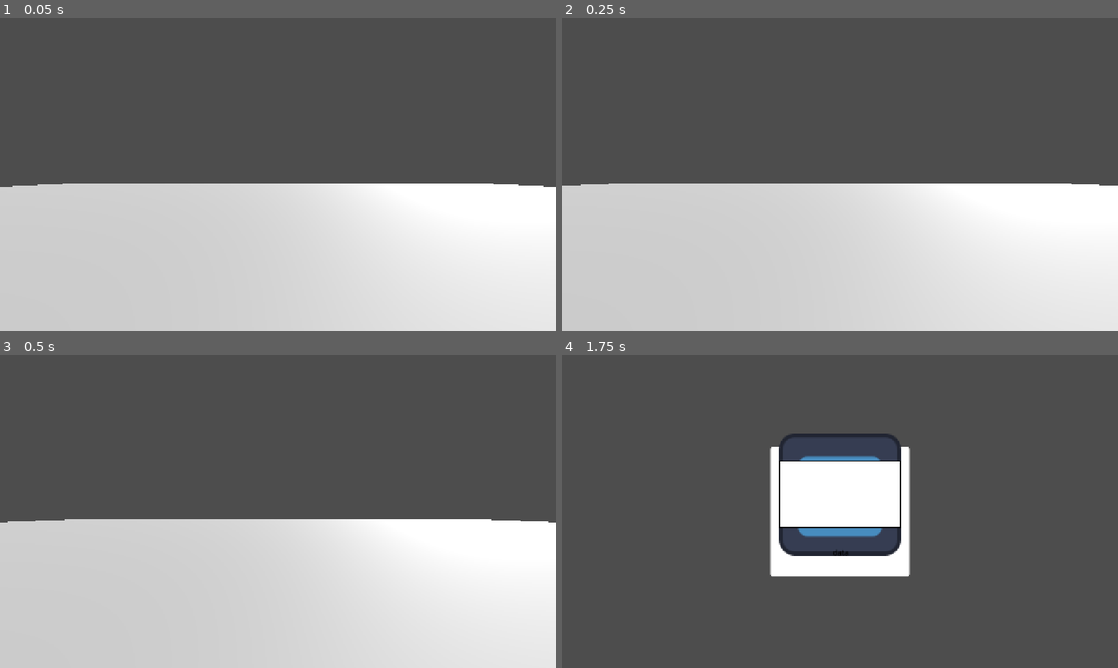
Above: before the commit, frames 1-4 (two rows, left to right).
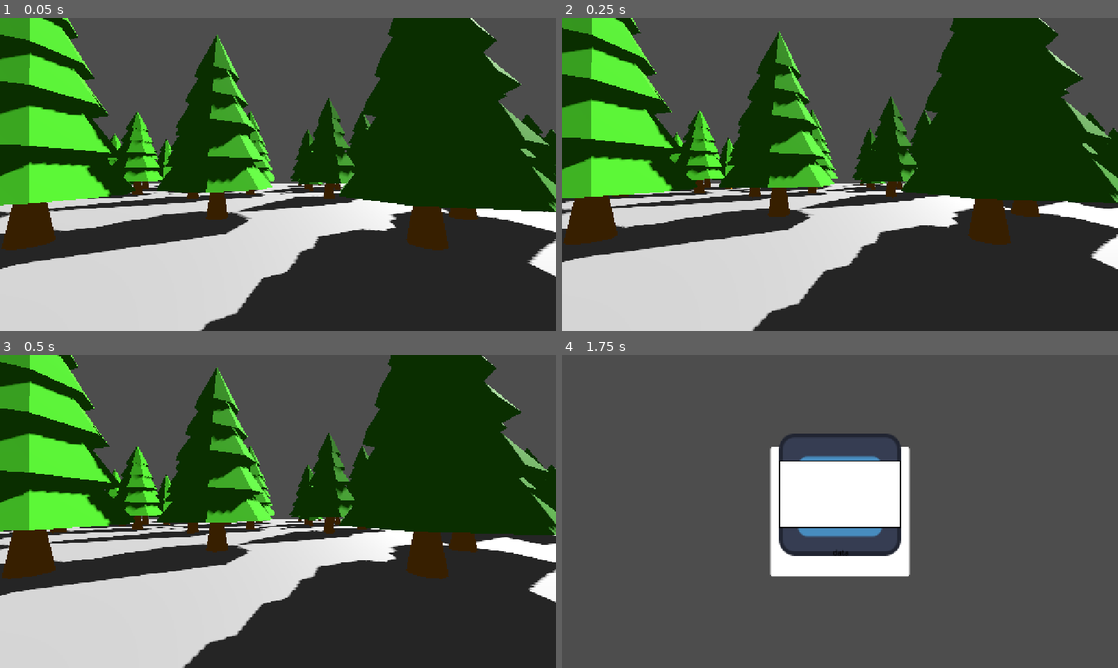
Above: after the commit, the same moments.

Repository: Chrisieee/godot-wild-jam-game-retro
Game: Godot game, scene res://scenes/level_1.tscn
The game is run twice, just before and just after one commit, with the same random seed, the same clock (stepped at 60 frames per second) and the same inputs. The engine's default icon, where the game draws it, is replaced by a stand-in: a white triangle on a blue panel in a dark square.
Inputs (mouse positions are in pixels of both pictures, inside the frame that each line leads up to):
- Up to frame 1 (0.05 s): no input
- Up to frame 2 (0.25 s): no input
- Up to frame 3 (0.5 s): no input
- Up to frame 4 (1.75 s): tap Enter (develop) at 0.5, 0.8, 1.35 s; move the mouse to (962, 495) at 0.52 s; hold D (right) 0.53-1.28 s; hold Right mouse button (camera) 0.53-1.28 s; click (962, 495) at 0.67 s; tap Space (photo) at 1.25, 1.55 s; move the mouse to (728, 527) at 1.27 s; hold S (back) from 1.28 s (still down)

The runs differ from the first frame. In frame 1, 61% of the frame differs, in the area x 0-100%, y 0-100%; in frame 2, 61%; in frame 3, 62%; in frame 4, nothing differs.
Error before the commit: Out of bounds get index '0' (on base: 'Array[PhotoData]') (res://scripts/developManager.gd:9)
Error after the commit: Out of bounds get index '0' (on base: 'Array[PhotoData]') (res://scripts/develop/developManager.gd:9)

Commit message:
Bomen generater toegevoegd en mapjes opgeschoont

Diff:
--- /dev/null
+++ b/parts/forest.tscn
@@ -0,0 +1,16 @@
+[gd_scene format=3 uid="uid://bwv6k2rl3nntg"]
+
+[ext_resource type="Script" uid="uid://bj2qkerskdlk6" path="res://scripts/scene/treeSpawner.gd" id="1_47o5r"]
+[ext_resource type="PackedScene" uid="uid://dxshh2cg0x4ln" path="res://parts/tree1.tscn" id="2_fa7e7"]
+
+[sub_resource type="PlaneMesh" id="PlaneMesh_lfxu0"]
+size = Vector2(25, 25)
+
+[node name="forestSpawner" type="Node3D" unique_id=474062151]
+script = ExtResource("1_47o5r")
+treeScene = ExtResource("2_fa7e7")
+
+[node name="trees" type="Node3D" parent="." unique_id=485568382]
+
+[node name="spawnArea" type="MeshInstance3D" parent="." unique_id=2034435584]
+mesh = SubResource("PlaneMesh_lfxu0")
--- a/parts/player.tscn
+++ b/parts/player.tscn
@@ -1,10 +1,10 @@
 [gd_scene format=3 uid="uid://cuhwyk0a0leyk"]
 
 [ext_resource type="Script" uid="uid://82egjsgifs1v" path="res://scripts/player.gd" id="1_xlo1q"]
-[ext_resource type="Script" uid="uid://c80d5jky3bchl" path="res://scripts/camera.gd" id="2_aaff8"]
+[ext_resource type="Script" uid="uid://c80d5jky3bchl" path="res://scripts/camera/camera.gd" id="2_aaff8"]
 [ext_resource type="Shader" uid="uid://b3siyml18xigd" path="res://shaders/camera.gdshader" id="3_40wer"]
 [ext_resource type="Script" uid="uid://d0yhybwl0l1ji" path="res://shaders/control.gd" id="5_c2rpj"]
-[ext_resource type="Script" uid="uid://cm73y7cd02mkd" path="res://scripts/photo.gd" id="5_oreqr"]
+[ext_resource type="Script" uid="uid://cm73y7cd02mkd" path="res://scripts/camera/photo.gd" id="5_oreqr"]
 
 [sub_resource type="CapsuleShape3D" id="CapsuleShape3D_lfxu0"]
 height = 2.3925781
--- /dev/null
+++ b/parts/tree.tscn
@@ -0,0 +1,23 @@
+[gd_scene format=3 uid="uid://crsp8m8nrfihg"]
+
+[ext_resource type="ArrayMesh" uid="uid://dwub04mmcvtv4" path="res://objects/tree.obj" id="1_ff4er"]
+[ext_resource type="Material" uid="uid://edqy30bj6yt4" path="res://textures/leaves.tres" id="2_pmfl0"]
+[ext_resource type="Material" uid="uid://6lfhcsfrils6" path="res://textures/trunk.tres" id="3_pmfl0"]
+
+[sub_resource type="BoxShape3D" id="BoxShape3D_lfxu0"]
+size = Vector3(4.4249687, 8.428772, 4.3587646)
+
+[node name="tree" type="Node3D" unique_id=1517934514]
+
+[node name="Tree" type="MeshInstance3D" parent="." unique_id=1417803887]
+mesh = ExtResource("1_ff4er")
+surface_material_override/0 = ExtResource("2_pmfl0")
+surface_material_override/1 = ExtResource("2_pmfl0")
+surface_material_override/2 = ExtResource("2_pmfl0")
+surface_material_override/3 = ExtResource("2_pmfl0")
+surface_material_override/4 = ExtResource("2_pmfl0")
+surface_material_override/5 = ExtResource("3_pmfl0")
+
+[node name="CollisionShape3D" type="CollisionShape3D" parent="." unique_id=54106105]
+transform = Transform3D(0.99999994, 0, 0, 0, 0.99999994, 0, 0, 0, 1, 0.0105629265, 4.2384653, 0.012390137)
+shape = SubResource("BoxShape3D_lfxu0")
--- /dev/null
+++ b/parts/tree1.tscn
@@ -0,0 +1,23 @@
+[gd_scene format=3 uid="uid://dxshh2cg0x4ln"]
+
+[ext_resource type="ArrayMesh" uid="uid://dwub04mmcvtv4" path="res://objects/tree.obj" id="1_ggy74"]
+[ext_resource type="Material" uid="uid://edqy30bj6yt4" path="res://textures/leaves.tres" id="2_x0foc"]
+[ext_resource type="Material" uid="uid://6lfhcsfrils6" path="res://textures/trunk.tres" id="3_k1kyq"]
+
+[sub_resource type="BoxShape3D" id="BoxShape3D_lglir"]
+size = Vector3(4.4249687, 8.428772, 4.3587646)
+
+[node name="tree" type="StaticBody3D" unique_id=1394198399]
+
+[node name="Tree" type="MeshInstance3D" parent="." unique_id=1579220133]
+mesh = ExtResource("1_ggy74")
+surface_material_override/0 = ExtResource("2_x0foc")
+surface_material_override/1 = ExtResource("2_x0foc")
+surface_material_override/2 = ExtResource("2_x0foc")
+surface_material_override/3 = ExtResource("2_x0foc")
+surface_material_override/4 = ExtResource("2_x0foc")
+surface_material_override/5 = ExtResource("3_k1kyq")
+
+[node name="CollisionShape3D" type="CollisionShape3D" parent="." unique_id=1922411721]
+transform = Transform3D(0.99999994, 0, 0, 0, 0.99999994, 0, 0, 0, 1, 0.0105629265, 4.2384653, 0.012390137)
+shape = SubResource("BoxShape3D_lglir")
--- a/scenes/develop.tscn
+++ b/scenes/develop.tscn
@@ -1,7 +1,7 @@
 [gd_scene format=3 uid="uid://q3a2ads4fday"]
 
-[ext_resource type="Script" uid="uid://cxdcb0m0nmrem" path="res://scripts/polaroid.gd" id="1_eq7tb"]
-[ext_resource type="Script" uid="uid://qh30ippddc81" path="res://scripts/developManager.gd" id="1_ptjpa"]
+[ext_resource type="Script" uid="uid://cxdcb0m0nmrem" path="res://scripts/develop/polaroid.gd" id="1_eq7tb"]
+[ext_resource type="Script" uid="uid://qh30ippddc81" path="res://scripts/develop/developManager.gd" id="1_ptjpa"]
 [ext_resource type="Texture2D" uid="uid://bda0o6hr7rst2" path="res://icon.svg" id="3_ptjpa"]
 
 [sub_resource type="StyleBoxFlat" id="StyleBoxFlat_eq7tb"]
--- a/scenes/level_1.tscn
+++ b/scenes/level_1.tscn
@@ -2,6 +2,7 @@
 
 [ext_resource type="PackedScene" uid="uid://cuhwyk0a0leyk" path="res://parts/player.tscn" id="1_014kd"]
 [ext_resource type="Script" uid="uid://buyotnwu7bihr" path="res://scripts/level_1.gd" id="1_bswci"]
+[ext_resource type="PackedScene" uid="uid://bwv6k2rl3nntg" path="res://parts/forest.tscn" id="3_rus8k"]
 
 [sub_resource type="Environment" id="Environment_014kd"]
 
@@ -16,7 +17,9 @@
 
 [node name="DirectionalLight3D" type="DirectionalLight3D" parent="." unique_id=1605139383]
 transform = Transform3D(0.7826234, -0.3212085, 0.533222, -0.6224955, -0.40383473, 0.67038566, 0, -0.85658777, -0.51600134, 90.65668, 71.2511, 0)
-light_energy = 2.932
+light_energy = 2.195
+shadow_enabled = true
+shadow_blur = 2.711
 
 [node name="WorldEnvironment" type="WorldEnvironment" parent="." unique_id=1339717578]
 environment = SubResource("Environment_014kd")
@@ -32,3 +35,203 @@
 
 [node name="player" parent="." unique_id=38209624 instance=ExtResource("1_014kd")]
 transform = Transform3D(1, 0, 0, 0, 1, 0, 0, 0, 1, 0, 1.9992819, 0)
+
+[node name="trees" type="StaticBody3D" parent="." unique_id=1109809678]
+
+[node name="dense" type="StaticBody3D" parent="trees" unique_id=1160142649]
+
+[node name="forestSpawner" parent="trees/dense" unique_id=474062151 instance=ExtResource("3_rus8k")]
+transform = Transform3D(1, 0, 0, 0, 1, 0, 0, 0, 1, -74.979324, 0, 75.14326)
+amount = 100
+
+[node name="forestSpawner2" parent="trees/dense" unique_id=1796509021 instance=ExtResource("3_rus8k")]
+transform = Transform3D(1, 0, 0, 0, 1, 0, 0, 0, 1, -74.979324, 0, 25.142097)
+amount = 100
+
+[node name="forestSpawner3" parent="trees/dense" unique_id=527302777 instance=ExtResource("3_rus8k")]
+transform = Transform3D(1, 0, 0, 0, 1, 0, 0, 0, 1, -74.979324, 0, -24.681084)
+amount = 100
+
+[node name="forestSpawner4" parent="trees/dense" unique_id=895442603 instance=ExtResource("3_rus8k")]
+transform = Transform3D(1, 0, 0, 0, 1, 0, 0, 0, 1, -74.979324, 0, -74.62487)
+amount = 100
+
+[node name="forestSpawner5" parent="trees/dense" unique_id=1436032308 instance=ExtResource("3_rus8k")]
+transform = Transform3D(1, 0, 0, 0, 1, 0, 0, 0, 1, 74.8929, 0, 74.71736)
+amount = 100
+
+[node name="forestSpawner6" parent="trees/dense" unique_id=1860906386 instance=ExtResource("3_rus8k")]
+transform = Transform3D(1, 0, 0, 0, 1, 0, 0, 0, 1, 74.8929, 0, 24.716202)
+amount = 100
+
+[node name="forestSpawner7" parent="trees/dense" unique_id=806611592 instance=ExtResource("3_rus8k")]
+transform = Transform3D(1, 0, 0, 0, 1, 0, 0, 0, 1, 74.8929, 0, -25.10698)
+amount = 100
+
+[node name="forestSpawner8" parent="trees/dense" unique_id=572220036 instance=ExtResource("3_rus8k")]
+transform = Transform3D(1, 0, 0, 0, 1, 0, 0, 0, 1, 74.8929, 0, -75.050766)
+amount = 100
+
+[node name="forestSpawner9" parent="trees/dense" unique_id=1799096726 instance=ExtResource("3_rus8k")]
+transform = Transform3D(1, 0, 0, 0, 1, 0, 0, 0, 1, -24.84851, 0, 74.66807)
+amount = 100
+
+[node name="forestSpawner10" parent="trees/dense" unique_id=1999403361 instance=ExtResource("3_rus8k")]
+transform = Transform3D(1, 0, 0, 0, 1, 0, 0, 0, 1, 24.976315, 0, 74.63082)
+amount = 100
+
+[node name="forestSpawner11" parent="trees/dense" unique_id=1815108880 instance=ExtResource("3_rus8k")]
+transform = Transform3D(1, 0, 0, 0, 1, 0, 0, 0, 1, -24.84851, 0, -74.74386)
+amount = 100
+
+[node name="forestSpawner12" parent="trees/dense" unique_id=100057083 instance=ExtResource("3_rus8k")]
+transform = Transform3D(1, 0, 0, 0, 1, 0, 0, 0, 1, 24.767029, 0, -74.74386)
+amount = 100
+
+[node name="forestSpawner13" parent="trees/dense" unique_id=1221090566 instance=ExtResource("3_rus8k")]
+transform = Transform3D(1, 0, 0, 0, 1, 0, 0, 0, 1, -74.979324, 0, 50.145676)
+amount = 100
+
+[node name="forestSpawner14" parent="trees/dense" unique_id=669603988 instance=ExtResource("3_rus8k")]
+transform = Transform3D(1, 0, 0, 0, 1, 0, 0, 0, 1, -74.979324, 0, 0.30090714)
+amount = 100
+
+[node name="forestSpawner15" parent="trees/dense" unique_id=1177990066 instance=ExtResource("3_rus8k")]
+transform = Transform3D(1, 0, 0, 0, 1, 0, 0, 0, 1, -74.979324, 0, -49.668198)
+amount = 100
+
+[node name="forestSpawner16" parent="trees/dense" unique_id=1178115781 instance=ExtResource("3_rus8k")]
+transform = Transform3D(1, 0, 0, 0, 1, 0, 0, 0, 1, -49.908905, 0, -74.62487)
+amount = 100
+
+[node name="forestSpawner17" parent="trees/dense" unique_id=398205549 instance=ExtResource("3_rus8k")]
+transform = Transform3D(1, 0, 0, 0, 1, 0, 0, 0, 1, -0.20130157, 0, -74.62487)
+amount = 100
+
+[node name="forestSpawner18" parent="trees/dense" unique_id=794374438 instance=ExtResource("3_rus8k")]
+transform = Transform3D(1, 0, 0, 0, 1, 0, 0, 0, 1, 49.7921, 0, -74.84747)
+amount = 100
+
+[node name="forestSpawner19" parent="trees/dense" unique_id=106658675 instance=ExtResource("3_rus8k")]
+transform = Transform3D(1, 0, 0, 0, 1, 0, 0, 0, 1, 74.8929, 0, -49.967182)
+amount = 100
+
+[node name="forestSpawner20" parent="trees/dense" unique_id=1795335673 instance=ExtResource("3_rus8k")]
+transform = Transform3D(1, 0, 0, 0, 1, 0, 0, 0, 1, 74.8929, 0, -0.33377075)
+amount = 100
+
+[node name="forestSpawner21" parent="trees/dense" unique_id=1681827954 instance=ExtResource("3_rus8k")]
+transform = Transform3D(1, 0, 0, 0, 1, 0, 0, 0, 1, 74.8929, 0, 49.79188)
+amount = 100
+
+[node name="forestSpawner22" parent="trees/dense" unique_id=1524541493 instance=ExtResource("3_rus8k")]
+transform = Transform3D(1, 0, 0, 0, 1, 0, 0, 0, 1, 49.872223, 0, 74.74319)
+amount = 100
+
+[node name="forestSpawner23" parent="trees/dense" unique_id=759508023 instance=ExtResource("3_rus8k")]
+transform = Transform3D(1, 0, 0, 0, 1, 0, 0, 0, 1, -0.062210083, 0, 74.71736)
+amount = 100
+
+[node name="forestSpawner24" parent="trees/dense" unique_id=5850174 instance=ExtResource("3_rus8k")]
+transform = Transform3D(1, 0, 0, 0, 1, 0, 0, 0, 1, -49.918953, 0, 74.71736)
+amount = 100
+
+[node name="forestSpawner25" parent="trees/dense" unique_id=1377459336 instance=ExtResource("3_rus8k")]
+transform = Transform3D(1, 0, 0, 0, 1, 0, 0, 0, 1, 49.7921, 0, -49.96444)
+amount = 100
+
+[node name="forestSpawner26" parent="trees/dense" unique_id=539480531 instance=ExtResource("3_rus8k")]
+transform = Transform3D(1, 0, 0, 0, 1, 0, 0, 0, 1, 49.7921, 0, 49.704002)
+amount = 100
+
+[node name="forestSpawner27" parent="trees/dense" unique_id=1815941379 instance=ExtResource("3_rus8k")]
+transform = Transform3D(1, 0, 0, 0, 1, 0, 0, 0, 1, -49.95501, 0, 49.704002)
+amount = 100
+
+[node name="forestSpawner28" parent="trees/dense" unique_id=1153806954 instance=ExtResource("3_rus8k")]
+transform = Transform3D(1, 0, 0, 0, 1, 0, 0, 0, 1, -49.979095, 0, -49.96444)
+amount = 100
+
+[node name="light" type="StaticBody3D" parent="trees" unique_id=131591669]
+
+[node name="forestSpawner13" parent="trees/light" unique_id=218316051 instance=ExtResource("3_rus8k")]
+transform = Transform3D(1, 0, 0, 0, 1, 0, 0, 0, 1, 49.93784, 0, -24.901012)
+amount = 7
+
+[node name="forestSpawner14" parent="trees/light" unique_id=1299811033 instance=ExtResource("3_rus8k")]
+transform = Transform3D(1, 0, 0, 0, 1, 0, 0, 0, 1, 24.909378, 0, -49.74077)
+amount = 7
+
+[node name="forestSpawner15" parent="trees/light" unique_id=258193146 instance=ExtResource("3_rus8k")]
+transform = Transform3D(1, 0, 0, 0, 1, 0, 0, 0, 1, 0.05010605, 0, -49.74077)
+amount = 7
+
+[node name="forestSpawner16" parent="trees/light" unique_id=502276670 instance=ExtResource("3_rus8k")]
+transform = Transform3D(1, 0, 0, 0, 1, 0, 0, 0, 1, -24.978355, 0, -49.74077)
+amount = 7
+
+[node name="forestSpawner17" parent="trees/light" unique_id=946903654 instance=ExtResource("3_rus8k")]
+transform = Transform3D(1, 0, 0, 0, 1, 0, 0, 0, 1, 49.93784, 0, 0.17115402)
+amount = 7
+
+[node name="forestSpawner18" parent="trees/light" unique_id=382538755 instance=ExtResource("3_rus8k")]
+transform = Transform3D(1, 0, 0, 0, 1, 0, 0, 0, 1, 49.93784, 0, 24.87281)
+amount = 7
+
+[node name="forestSpawner19" parent="trees/light" unique_id=681999247 instance=ExtResource("3_rus8k")]
+transform = Transform3D(1, 0, 0, 0, 1, 0, 0, 0, 1, -50.150265, 0, -24.901012)
+amount = 7
+
+[node name="forestSpawner20" parent="trees/light" unique_id=521789190 instance=ExtResource("3_rus8k")]
+transform = Transform3D(1, 0, 0, 0, 1, 0, 0, 0, 1, -50.150265, 0, 0.17115402)
+amount = 7
+
+[node name="forestSpawner21" parent="trees/light" unique_id=140718228 instance=ExtResource("3_rus8k")]
+transform = Transform3D(1, 0, 0, 0, 1, 0, 0, 0, 1, -50.150265, 0, 24.87281)
+amount = 7
+
+[node name="forestSpawner22" parent="trees/light" unique_id=1579927488 instance=ExtResource("3_rus8k")]
+transform = Transform3D(1, 0, 0, 0, 1, 0, 0, 0, 1, 24.909378, 0, 49.83667)
+amount = 7
+
+[node name="forestSpawner23" parent="trees/light" unique_id=1666115510 instance=ExtResource("3_rus8k")]
+transform = Transform3D(1, 0, 0, 0, 1, 0, 0, 0, 1, 0.05010605, 0, 49.83667)
+amount = 7
+
+[node name="forestSpawner24" parent="trees/light" unique_id=20041544 instance=ExtResource("3_rus8k")]
+transform = Transform3D(1, 0, 0, 0, 1, 0, 0, 0, 1, -24.978355, 0, 49.83667)
+amount = 7
+
+[node name="clean" type="StaticBody3D" parent="trees" unique_id=1321325452]
+
+[node name="forestSpawner14" parent="trees/clean" unique_id=1615373309 instance=ExtResource("3_rus8k")]
+transform = Transform3D(1, 0, 0, 0, 1, 0, 0, 0, 1, 24.909378, 0, -25.038296)
+amount = 2
+
+[node name="forestSpawner15" parent="trees/clean" unique_id=81893327 instance=ExtResource("3_rus8k")]
+transform = Transform3D(1, 0, 0, 0, 1, 0, 0, 0, 1, 0.05010605, 0, -25.038296)
+amount = 2
+
+[node name="forestSpawner16" parent="trees/clean" unique_id=1262803920 instance=ExtResource("3_rus8k")]
+transform = Transform3D(1, 0, 0, 0, 1, 0, 0, 0, 1, -24.978355, 0, -25.038296)
+amount = 2
+
+[node name="forestSpawner17" parent="trees/clean" unique_id=1797000153 instance=ExtResource("3_rus8k")]
+transform = Transform3D(1, 0, 0, 0, 1, 0, 0, 0, 1, 24.909378, 0, 24.799122)
+amount = 2
+
+[node name="forestSpawner18" parent="trees/clean" unique_id=253719061 instance=ExtResource("3_rus8k")]
+transform = Transform3D(1, 0, 0, 0, 1, 0, 0, 0, 1, 0.05010605, 0, 24.799122)
+amount = 2
+
+[node name="forestSpawner19" parent="trees/clean" unique_id=223109224 instance=ExtResource("3_rus8k")]
+transform = Transform3D(1, 0, 0, 0, 1, 0, 0, 0, 1, -24.978355, 0, 24.799122)
+amount = 2
+
+[node name="forestSpawner20" parent="trees/clean" unique_id=548122915 instance=ExtResource("3_rus8k")]
+transform = Transform3D(1, 0, 0, 0, 1, 0, 0, 0, 1, 24.909378, 0, -0.050678253)
+amount = 2
+
+[node name="forestSpawner21" parent="trees/clean" unique_id=1248346142 instance=ExtResource("3_rus8k")]
+transform = Transform3D(1, 0, 0, 0, 1, 0, 0, 0, 1, -24.978355, 0, -0.10903549)
+amount = 2
--- /dev/null
+++ b/scripts/scene/treeSpawner.gd
@@ -0,0 +1,35 @@
+extends Node3D
+
+@export var treeScene: PackedScene
+@export var amount: int = 300
+@export var minDistance: float = 10.0
+
+@onready var areaSize := ($spawnArea.mesh as PlaneMesh).size
+
+var positions: Array[Vector3] = []
+var rng := RandomNumberGenerator.new()
+
+func _ready():
+	rng.seed = 12345
+	generate()
+
+func generate():
+	for i in range(amount):
+		var pos = Vector3(rng.randf_range(-areaSize.x/2, areaSize.x/2),0,rng.randf_range(-areaSize.y/2, areaSize.y/2))
+
+		if is_valid_position(pos):
+			positions.append(pos)
+
+			var tree = treeScene.instantiate()
+			tree.position = pos
+			tree.rotation.y = rng.randf() * TAU
+			var scale = rng.randf_range(1.3, 2.5)
+			tree.scale = Vector3.ONE * scale
+
+			$trees.add_child(tree)
+
+func is_valid_position(pos: Vector3) -> bool:
+	for other in positions:
+		if pos.distance_to(other) < minDistance:
+			return false
+	return true
--- /dev/null
+++ b/textures/leaves.tres
@@ -0,0 +1,4 @@
+[gd_resource type="StandardMaterial3D" format=3 uid="uid://edqy30bj6yt4"]
+
+[resource]
+albedo_color = Color(0.22745098, 0.64705884, 0.11372549, 1)
--- /dev/null
+++ b/textures/trunk.tres
@@ -0,0 +1,4 @@
+[gd_resource type="StandardMaterial3D" format=3 uid="uid://6lfhcsfrils6"]
+
+[resource]
+albedo_color = Color(0.75088084, 0.4657356, 0.06619229, 1)
Not shown, added: objects/tree.mtl
Not shown, added: objects/tree.obj
Not shown, added: objects/tree.obj.import
Renamed: scripts/camera.gd -> scripts/camera/camera.gd
Renamed: scripts/camera.gd.uid -> scripts/camera/camera.gd.uid
Renamed: scripts/photo.gd -> scripts/camera/photo.gd
Renamed: scripts/photo.gd.uid -> scripts/camera/photo.gd.uid
Renamed: scripts/photoData.gd -> scripts/camera/photoData.gd
Renamed: scripts/photoData.gd.uid -> scripts/camera/photoData.gd.uid
Renamed: scripts/photoManager.gd -> scripts/camera/photoManager.gd
Renamed: scripts/photoManager.gd.uid -> scripts/camera/photoManager.gd.uid
Renamed: scripts/photoObject.gd -> scripts/camera/photoObject.gd
(and 6 more such lines)
